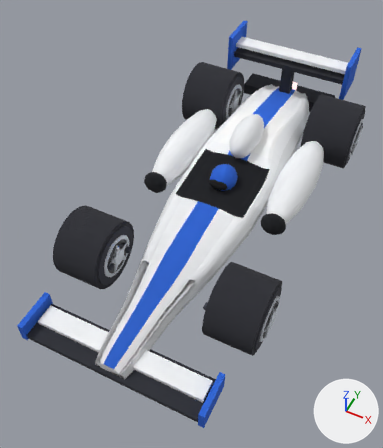
Before and after pictures for a commit that changed the glTF model examples/pine-ridge-rally/models/racecar_white.glb.
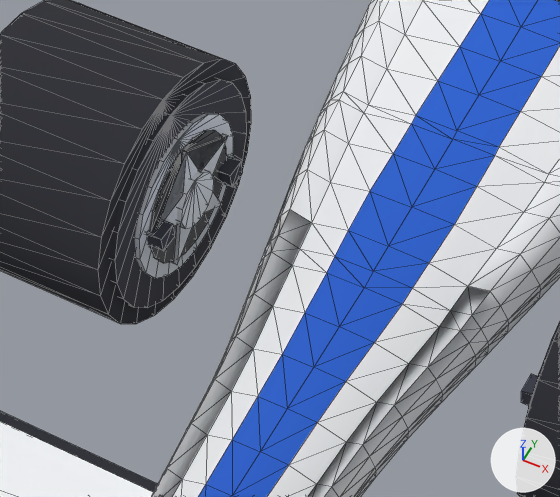
The first picture shows the older version from a 50 mm camera at (1.64, -4.2, 4.68) aimed at (-0.14, -0.63, 0.22). The close-ups show the older and then the newer version on the part from 18% to 56% of the width and 46% to 74% of the height of that picture. Only the edits that show in the close-ups are written down. Lighting does not change. The marker at lower right points along +X, +Y and +Z. The close-ups show mesh edges as thin lines. Vertices at exactly the same position are counted once.

Script lines for the objects in view, before the commit:
```python
me_body = bpy.data.meshes.new('body')
me_body.from_pydata(...)  # 1434 vertices, 2756 faces; spans x -0.97..0.97, y -2.61..2.34, z -0.17..0.8
# faces by material slot: [2744, 12]
me_body.materials.append(mat_vertex_colours)
me_body.materials.append(mat_glow_0_9)
me_wheel_fl = bpy.data.meshes.new('wheel_fl')
me_wheel_fl.from_pydata(...)  # 220 vertices, 416 faces; spans x -0.309..0.309, y -0.375..0.375, z -0.375..0.375
me_wheel_fl.materials.append(mat_vertex_colours)
me_wheel_fr = bpy.data.meshes.new('wheel_fr')
me_wheel_fr.from_pydata(...)  # 220 vertices, 416 faces; spans x -0.309..0.309, y -0.375..0.375, z -0.375..0.375
me_wheel_fr.materials.append(mat_vertex_colours)
ob_body = bpy.data.objects.new('body', me_body)
ob_body.location = (0.0, 0.0, 0.312)
ob_wheel_fl = bpy.data.objects.new('wheel_fl', me_wheel_fl)
ob_wheel_fl.location = (-0.838, -1.5, 0.375)
ob_wheel_fr = bpy.data.objects.new('wheel_fr', me_wheel_fr)
ob_wheel_fr.location = (0.838, -1.5, 0.375)
```
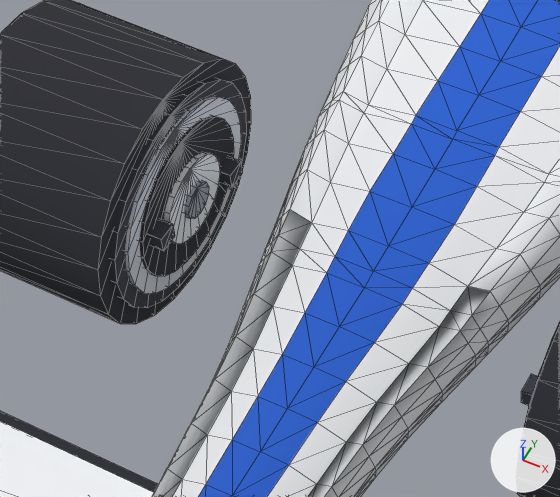
What differs and where, as boxes (x1, y1, x2, y2) in the close-ups (560 x 497 px; the box of a moved part takes in the faces that stretch with it):
part 1 of me_wheel_fl, added
    after: (139, 116, 234, 276)
part 2 of me_wheel_fl, added
    after: (184, 181, 209, 219)
part 3 of me_wheel_fl, moved or reshaped
    before: (149, 114, 233, 265)
    after: (165, 100, 241, 244)
part 4 of me_wheel_fl, recoloured
    before: (135, 113, 233, 278)
    after: (125, 96, 228, 293)

Diff of the bpy script that builds the scene:
```diff
--- a/examples/pine-ridge-rally/models/racecar_white.glb.py
+++ b/examples/pine-ridge-rally/models/racecar_white.glb.py
@@ me_wheel_fl @@
 # used by ob_wheel_fl; location = (-0.838, -1.5, 0.375)
-me_wheel_fl.from_pydata(...)  # 220 vertices, 416 faces; spans x -0.309..0.309, y -0.375..0.375, z -0.375..0.375
+me_wheel_fl.from_pydata(...)  # 252 vertices, 480 faces; spans x -0.312..0.312, y -0.375..0.375, z -0.375..0.375
+# me_wheel_fl part 1: a new loose piece, a 24-sided cylinder along x spanning x -0.284..0.284, y -0.225..0.225, z -0.225..0.225, in mat_vertex_colours
+# me_wheel_fl part 2: a new loose piece, a 12-sided cylinder along x spanning x -0.312..0.312, y -0.052..0.052, z -0.052..0.052, in mat_vertex_colours
+# me_wheel_fl part 3: 57 vertices moved from x -0.309..0.309, y -0.233..0.221, z -0.233..0.233 to x -0.3..0.3, y -0.278..0.24, z -0.278..0.278; 67 vertices removed from x -0.309..0.309, y -0.188..0.233, z -0.188..0.221; 27 vertices added at x -0.3..0.3, y -0.082..0.278, z -0.196..0.268
+# me_wheel_fl part 4: 67 kept faces spanning x -0.3..0.3, y -0.278..0.24, z -0.278..0.278 get new vertex colours; the middle colour goes from light grey #cfd4dc to light grey #cfd3da
 me_wheel_fl.materials.append(mat_vertex_colours)
```
